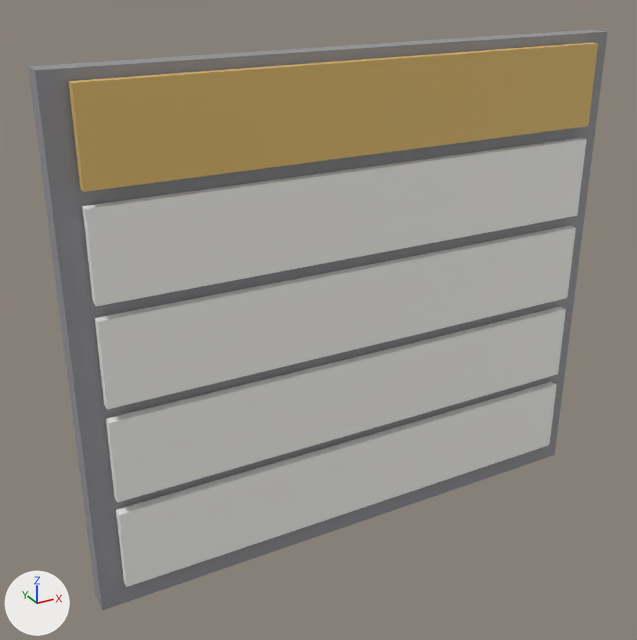
What one commit did to the FBX model Unity/Assets/Graybox/Models/Dropdown.fbx.
Both versions are drawn from a 50 mm camera at (-0.186, -0.297, 0.15) aimed at (-0.016, 0.011, -0.004). The axes (+X, +Y, +Z) are drawn at lower left. The lights are the same throughout. The first picture is the older version. Where no turn or scale is listed for an object, it has been applied to the vertices.

Objects in the first picture: 'Dropdown'.
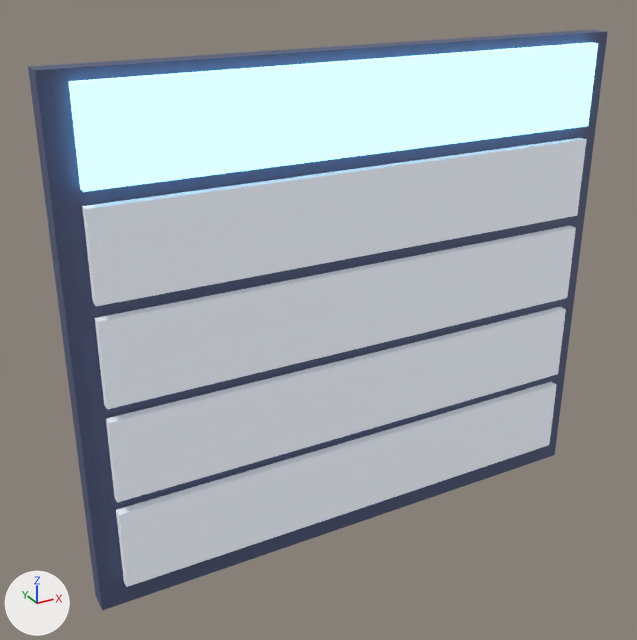
Where the change shows, as pixel boxes (x1, y1, x2, y2) in the pictures (637 x 640 px):
'Dropdown', recoloured, surface changed (grey to white): (28, 30, 608, 610) in both

Patch to the scene script:
```diff
--- a/Unity/Assets/Graybox/Models/Dropdown.fbx.py
+++ b/Unity/Assets/Graybox/Models/Dropdown.fbx.py
@@ mat_ui @@
 mat_ui = principled_material('UI')
-mat_ui.base_color = (0.3, 0.3, 0.32)  # grey #959599
+mat_ui.base_color = (0.08, 0.1, 0.2)  # dark blue #50597c
@@ mat_accent @@
 mat_accent = principled_material('Accent')
-mat_accent.base_color = (0.77, 0.52, 0.16)  # orange #e3bf6f
+mat_accent.base_color = (0.3, 0.75, 1.0)  # cyan #95e1ff
+mat_accent.emission_strength = 2.0
+mat_accent.emission_color = (0.3, 0.75, 1.0)  # cyan #95e1ff
@@ mat_card @@
 mat_card.base_color = (0.96, 0.95, 0.92)  # white #faf9f6
+mat_card.emission_strength = 0.15
```
